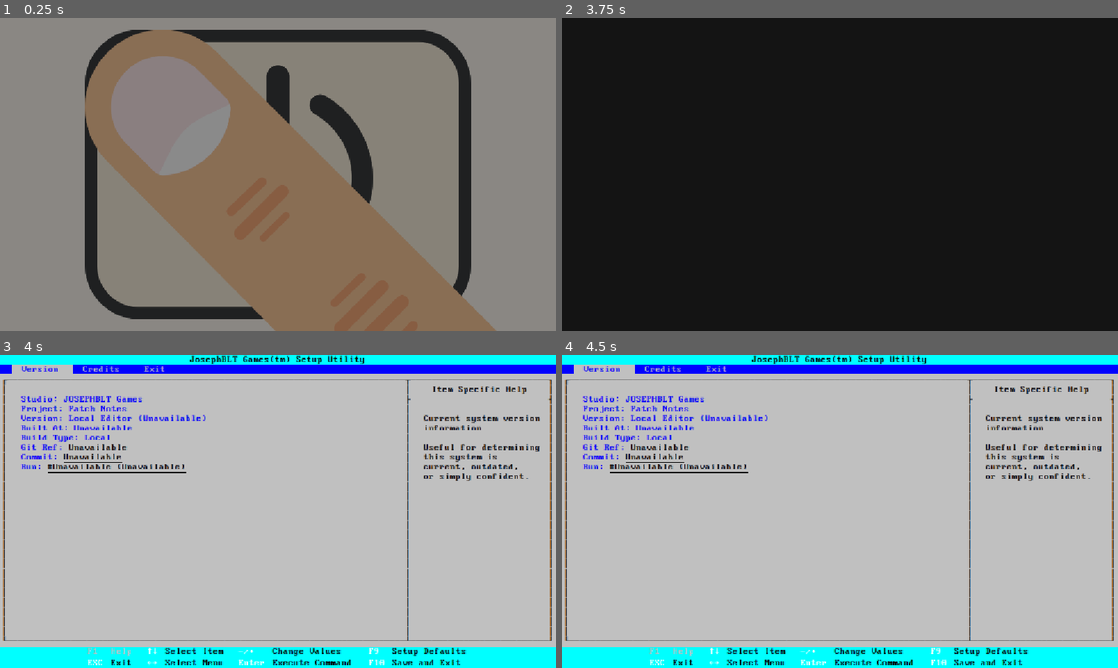
Above: before the commit, frames 1-4 (two rows, left to right).
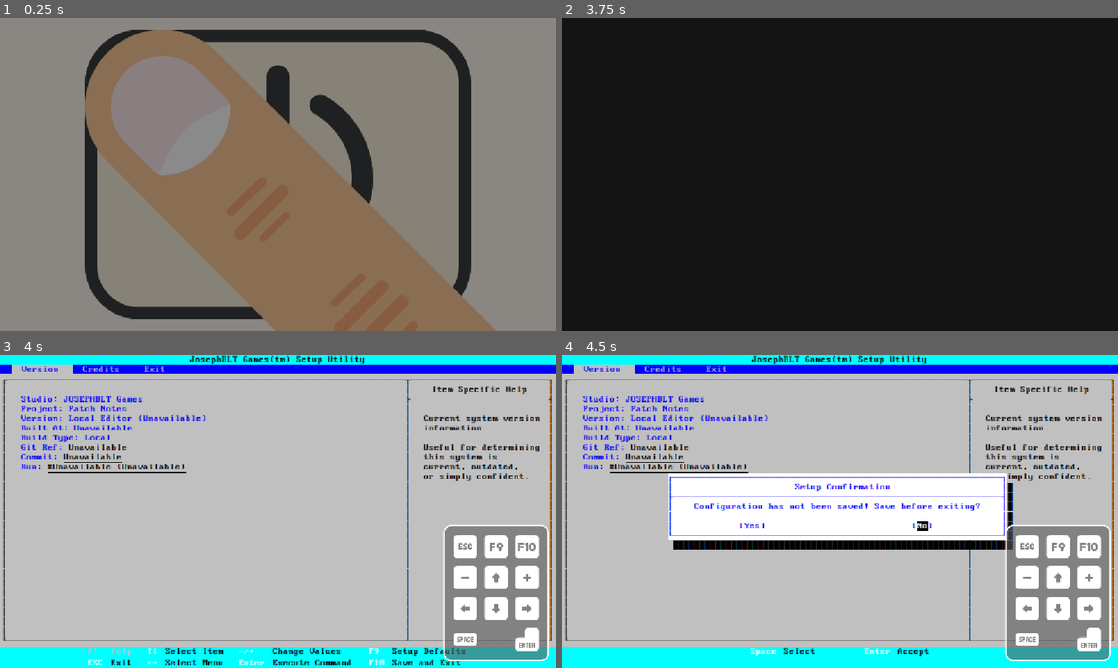
Above: after the commit, the same moments.

Repository: Josephblt/patch-notes
Game: Godot game, scene res://scenes/power_up.tscn
Two runs of this game, one before a commit and one after it. Both use one fixed random seed, a clock stepped at 60 frames per second and the inputs below.
Inputs (mouse positions are in pixels of both pictures, inside the frame that each line leads up to):
- Up to frame 1 (0.25 s): no input
- Up to frame 2 (3.75 s): tap Enter (bios_accept) at 0.5, 1.55, 2, 3.05, 3.5 s; move the mouse to (962, 158) at 0.52 s; hold Right (bios_right) 0.53-1.28 s; hold Enter (bios_accept) 0.53-1.28 s; click (962, 158) at 0.67 s; tap Space (bios_select) at 0.8, 1.35, 2.3, 2.85 s; move the mouse to (728, 190) at 1.27 s; hold Down (bios_down) 1.28-2.03 s; move the mouse to (895, 105) at 2.02 s; hold Right (bios_right) 2.03-2.78 s; hold Enter (bios_accept) 2.03-2.78 s; move the mouse to (812, 237) at 2.77 s; hold F9 (bios_setup_defaults) 2.78-3.53 s; click (812, 237) at 2.92 s; move the mouse to (1006, 221) at 3.52 s; hold Left (bios_left) from 3.53 s (still down); hold Enter (bios_accept) from 3.53 s (still down)
- Up to frame 3 (4 s): keep holding Left (bios_left); keep holding Enter (bios_accept); tap Space (bios_select) at 3.8 s
- Up to frame 4 (4.5 s): release Left (bios_left) at 4.25 s; release Enter (bios_accept) at 4.25 s; click (1029, 545) at 4.27 s

Frames 1-2 are identical in both runs. In frame 3, 8.1% of the frame differs, in the area x 79-99%, y 54-98%; in frame 4, 24%, in the area x 15-99%, y 37-100%.

Commit message:
Implement mode-based input handling for mobile BIOS interactions

Diff:
--- a/src/scenes/bios/bios.tscn
+++ b/src/scenes/bios/bios.tscn
@@ -355,7 +355,8 @@
 unique_name_in_owner = true
 visible = false
 
-[node name="MobileInput" parent="." unique_id=195560190 instance=ExtResource("14_cak7w")]
-unique_name_in_owner = true
+[node name="MobileInput" parent="." unique_id=195560190 node_paths=PackedStringArray("_bios") instance=ExtResource("14_cak7w")]
+unique_name_in_owner = true
+_bios = NodePath("..")
 
 [connection signal="menu_changed" from="MainVBoxContainer/Menu" to="." method="_on_menu_changed"]
--- a/src/scenes/bios/mobile/mobile_input.tscn
+++ b/src/scenes/bios/mobile/mobile_input.tscn
@@ -51,7 +51,6 @@
 script = ExtResource("1_g4u0o")
 
 [node name="InputPanelContainer" type="PanelContainer" parent="." unique_id=564655858]
-unique_name_in_owner = true
 layout_mode = 2
 size_flags_horizontal = 8
 size_flags_vertical = 8
--- a/src/scripts/scenes/bios/bios.gd
+++ b/src/scripts/scenes/bios/bios.gd
@@ -1,5 +1,11 @@
 class_name BiosScene
 extends CanvasLayer
+
+
+enum Modes {
+	NORMAL,
+	DIALOG
+}
 
 
 const STARTUP_SCENE: String = "uid://cbqyni481py2c"
@@ -19,9 +25,11 @@
 
 @onready var _mobile_input: MobileInput = %MobileInput
 
+var mode: Modes = Modes.NORMAL
+
 
 func _ready() -> void:
-	_mobile_input.visible = Web.is_touch_web()
+	_mobile_input.visible = !Web.is_touch_web()
 	_enter_normal_mode()
 
 
@@ -32,6 +40,7 @@
 	_bios_exit.pause()
 	_bios_normal_keys.deactivate()
 	_bios_dialog_keys.activate()
+	mode = Modes.DIALOG
 
 
 func _enter_normal_mode() -> void:
@@ -41,6 +50,7 @@
 	_bios_exit.resume()
 	_bios_normal_keys.activate()
 	_bios_dialog_keys.deactivate()
+	mode = Modes.NORMAL
 
 
 func _exit() -> void:
--- a/src/scripts/scenes/bios/mobile_input.gd
+++ b/src/scripts/scenes/bios/mobile_input.gd
@@ -1,8 +1,10 @@
 class_name MobileInput
 extends Node
 
+@export var _bios: BiosScene
 
-@onready var _input_panel_container: Control = %InputPanelContainer
+# func _trigger_input_action(action_name: String) -> void:
+# 	call_deferred("_parse_input_action", action_name)
 
 
 func _trigger_input_action(action_name: String) -> void:
@@ -17,50 +19,58 @@
 	Input.parse_input_event(release)
 
 
-func _on_open_close_input_button_up() -> void:
-	_input_panel_container.visible = !_input_panel_container.visible
-
-
 func _on_esc_button_pressed() -> void:
-	_trigger_input_action("bios_exit")
+	if _bios.mode == BiosScene.Modes.NORMAL:
+		_trigger_input_action("bios_exit")
 
 
 func _on_enter_button_pressed() -> void:
-	_trigger_input_action("bios_accept")
-	_trigger_input_action("bios_execute_command")
+	if _bios.mode == BiosScene.Modes.DIALOG:
+		_trigger_input_action("bios_accept")
+	else:
+		_trigger_input_action("bios_execute_command")
 
 
 func _on_space_button_pressed() -> void:
-	_trigger_input_action("bios_select")
+	if _bios.mode == BiosScene.Modes.DIALOG:
+		_trigger_input_action("bios_select")
 
 
 func _on_right_button_pressed() -> void:
-	_trigger_input_action("bios_right")
+	if _bios.mode == BiosScene.Modes.NORMAL:
+		_trigger_input_action("bios_right")
 
 
 func _on_down_button_pressed() -> void:
-	_trigger_input_action("bios_down")
+	if _bios.mode == BiosScene.Modes.NORMAL:
+		_trigger_input_action("bios_down")
 
 
 func _on_left_button_pressed() -> void:
-	_trigger_input_action("bios_left")
+	if _bios.mode == BiosScene.Modes.NORMAL:
+		_trigger_input_action("bios_left")
 
 
 func _on_plus_button_pressed() -> void:
-	_trigger_input_action("bios_add")
+	if _bios.mode == BiosScene.Modes.NORMAL:
+		_trigger_input_action("bios_add")
 
 
 func _on_up_button_pressed() -> void:
-	_trigger_input_action("bios_up")
+	if _bios.mode == BiosScene.Modes.NORMAL:
+		_trigger_input_action("bios_up")
 
 
 func _on_minus_button_pressed() -> void:
-	_trigger_input_action("bios_subtract")
+	if _bios.mode == BiosScene.Modes.NORMAL:
+		_trigger_input_action("bios_subtract")
 
 
 func _on_f10_button_pressed() -> void:
-	_trigger_input_action("bios_save_exit")
+	if _bios.mode == BiosScene.Modes.NORMAL:
+		_trigger_input_action("bios_save_exit")
 
 
 func _on_f9_button_pressed() -> void:
-	_trigger_input_action("bios_setup_defaults")
+	if _bios.mode == BiosScene.Modes.NORMAL:
+		_trigger_input_action("bios_setup_defaults")
